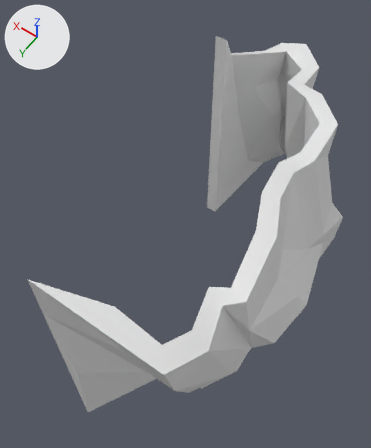
An edit to the FBX model Prod/3D/FBX/SM_Mur_Angle_3.fbx, drawn before and after from the same camera.
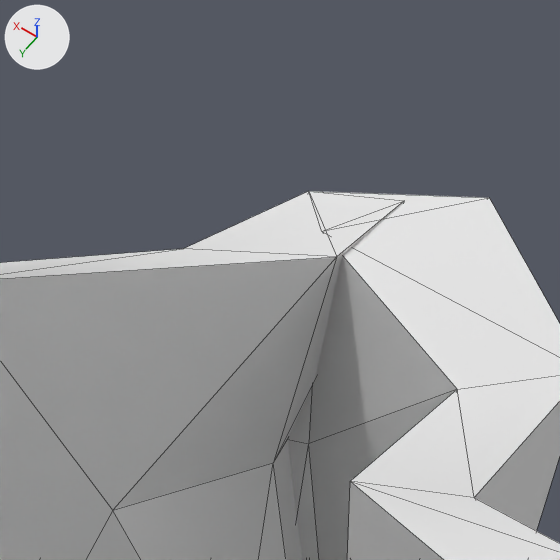
The first picture shows the older version from a 50 mm camera at (-11.9, 5.5, 35.5) aimed at (0.7, -12.2, 7.7). The close-ups show both versions on the part from 65% to 85% of the width and 4% to 21% of the height of that picture; other places that the commit changed are outside them. The lights are fixed; the arrows at upper left show +X, +Y and +Z. The close-ups show mesh edges as thin lines.

Objects in the first close-up: 'SM_Mur_Angle_3'.
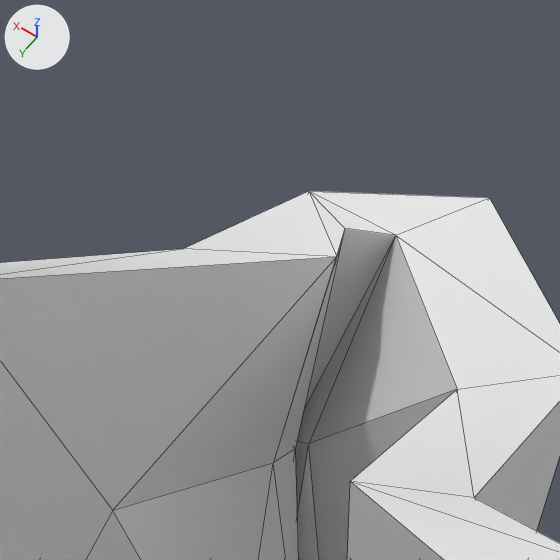
Changed parts and their boxes [x1, y1, x2, y2] in the close-ups (560 x 560 px; the box of a moved part takes in the faces that stretch with it):
part 1 of me_mesh, moved or reshaped: [273, 191, 560, 560] in both
part 2 of me_mesh, shading changed: [0, 191, 560, 560] in both

The change, as a diff of the scene's bpy script:
```diff
--- a/Prod/3D/FBX/SM_Mur_Angle_3.fbx.py
+++ b/Prod/3D/FBX/SM_Mur_Angle_3.fbx.py
@@ me_mesh @@
 me_mesh.from_pydata(...)  # 162 vertices, 320 faces; spans x -8.5..4.3, y -30.8..0.0, z 0.0..17.1
 # used by ob_sm_mur_angle_3; location = (0.0, 0.0, 0.0)
-me_mesh.vertices[1].co = (1.4, -25.2, 14.2)  # pixel (321, 231)
-me_mesh.vertices[50].co = (0.8, -25.8, 14.4)  # pixel (404, 200)
-me_mesh.vertices[62].co = (1.7, -26.5, 11.4)
-me_mesh.vertices[88].co = (2.0, -25.9, 11.2)
+# me_mesh part 1
+me_mesh.vertices[1].co = (0.8, -25.6, 14.2)  # pixel (395, 235)
+me_mesh.vertices[50].co = (1.1, -25.1, 14.4)  # pixel (344, 228)
+me_mesh.vertices[62].co = (1.4, -25.6, 11.4)  # pixel (295, 448)
+me_mesh.vertices[88].co = (1.7, -26.0, 11.2)
+# me_mesh part 2: edges marked sharp go from 407 to 3
```
